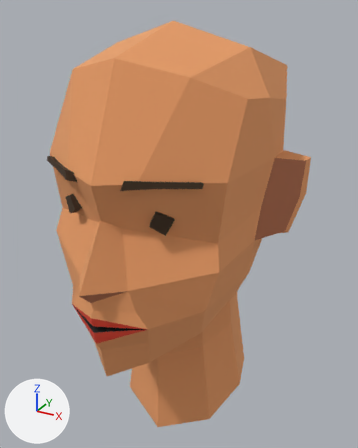
A saved change to the FBX model Assets/_Project/_Avatar_System/Female/Bodies/Regular/03_FBX/female_bodyA_head.fbx.
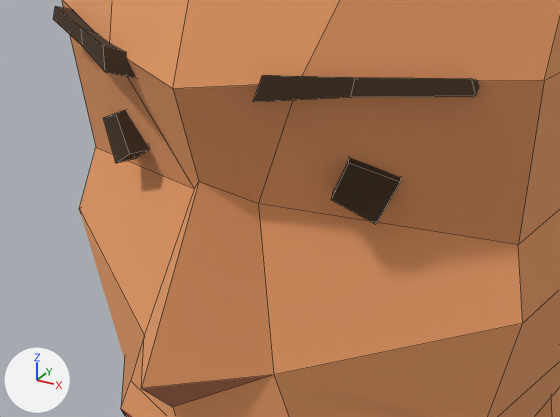
There are two pictures of each version: one whole from a 50 mm camera at (0.183, -0.355, 1.788) aimed at (0.001, -0.025, 1.623), one close up on the part from 8% to 65% of the width and 34% to 68% of the height. The lights are fixed; the arrows at lower left show +X, +Y and +Z. The first two pictures are the older version. The close-ups show mesh edges as thin lines. Where no turn or scale is listed for an object, it has been applied to the vertices.

The older version as bpy lines, for what is in view:
```python
me_mesh_002 = bpy.data.meshes.new('Mesh.002')
me_mesh_002.from_pydata(...)  # 160 vertices, 146 faces; spans x -0.095..0.095, y -0.151..0.083, z 1.433..1.779
me_mesh_002.materials.append(mat_atlas_albedo_lpap)  # picture img_atlas_albedo_lpap_png
# before: 47 (0.039, -0.11, 1.656) at pixel (375, 224), 48 (0.044, -0.108, 1.666) at pixel (400, 182), 49 (0.03, -0.115, 1.662) at pixel (331, 200), 50 (0.034, -0.114, 1.671) at pixel (348, 163), 85 (0.036, -0.105, 1.656)
# before: 86 (0.041, -0.103, 1.666), 87 (0.031, -0.108, 1.672), 88 (0.027, -0.11, 1.662) at pixel (333, 190), 140 (-0.039, -0.11, 1.656) at pixel (115, 163), 141 (-0.044, -0.108, 1.666) at pixel (103, 117)
# before: 142 (-0.03, -0.115, 1.662) at pixel (129, 153), 143 (-0.034, -0.114, 1.671) at pixel (115, 113), 154 (-0.036, -0.105, 1.656) at pixel (135, 158), 155 (-0.041, -0.103, 1.666), 156 (-0.031, -0.108, 1.672)
# before: 157 (-0.027, -0.11, 1.662) at pixel (149, 149)
ob_woman_head_bodya_cauc = bpy.data.objects.new('woman_head_bodyA_Cauc', me_mesh_002)
ob_woman_head_bodya_cauc.location = (0.0, 0.0, 0.0)
```
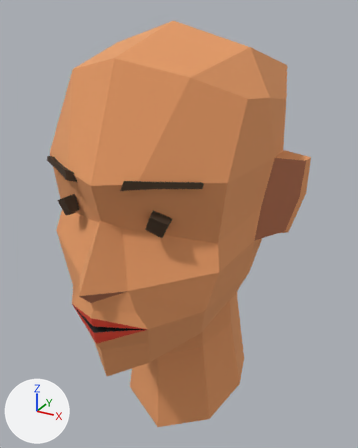
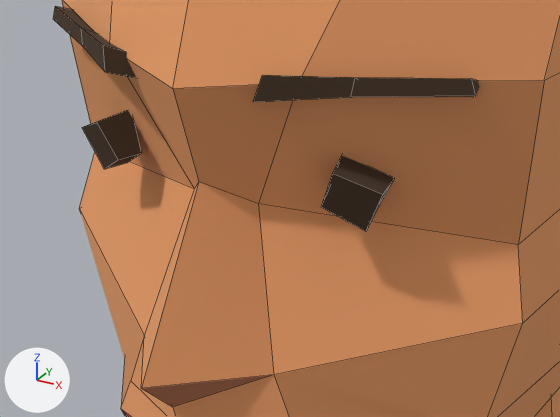
Where the newer file only moved an object's origin or applied its transform, the numbers keep the older frame.

What differs and where, as boxes [x1, y1, x2, y2] in the close-ups (560 x 417 px; the box of a moved part takes in the faces that stretch with it):
part 1 of me_mesh_002, moved or reshaped
    before: [103, 110, 401, 224]
    after: [82, 110, 394, 231]
part 2 of me_mesh_002, surface changed
    both: [90, 107, 467, 308]

The change, as a list of edits to the scene's bpy script:
```text
Change me_mesh_002:
    used by ob_woman_head_bodya_cauc; location = (0.0, 0.0, 0.0)
    verts and faces of me_mesh_002; kept vertices keep their numbers, new ones are numbered from 160
    remove me_mesh_002.from_pydata(...)  # 160 vertices, 146 faces; spans x -0.095..0.095, y -0.151..0.083, z 1.433..1.779
    add me_mesh_002.from_pydata(...)  # 160 vertices, 147 faces; spans x -0.095..0.095, y -0.151..0.083, z 1.433..1.779
    me_mesh_002 part 1
    add for i in [49, 85, 142, 154]: verts[i] += (0.0, -0.004, 0.0)
    add for i in [86, 87, 88, 155, 156, 157]: verts[i] += (0.0, -0.003, 0.0)
    add verts[47] = (0.039, -0.115, 1.656)  # moved, pixel (366, 231)
    add verts[140] = (-0.039, -0.115, 1.656)  # moved, pixel (104, 169)
    add verts[48] = (0.044, -0.116, 1.666)  # moved, pixel (382, 194)
    add verts[141] = (-0.044, -0.116, 1.666)  # moved, pixel (81, 127)
    add verts[50] = (0.034, -0.121, 1.671)  # moved, pixel (332, 173)
    add verts[143] = (-0.034, -0.121, 1.671)  # moved, pixel (96, 121)
    me_mesh_002 part 2: 104 kept faces spanning x -0.095..0.095, y -0.151..0.083, z 1.433..1.779 get new texture (UV) coordinates
    other edits to the shape of me_mesh_002 do not show in these pictures
```
